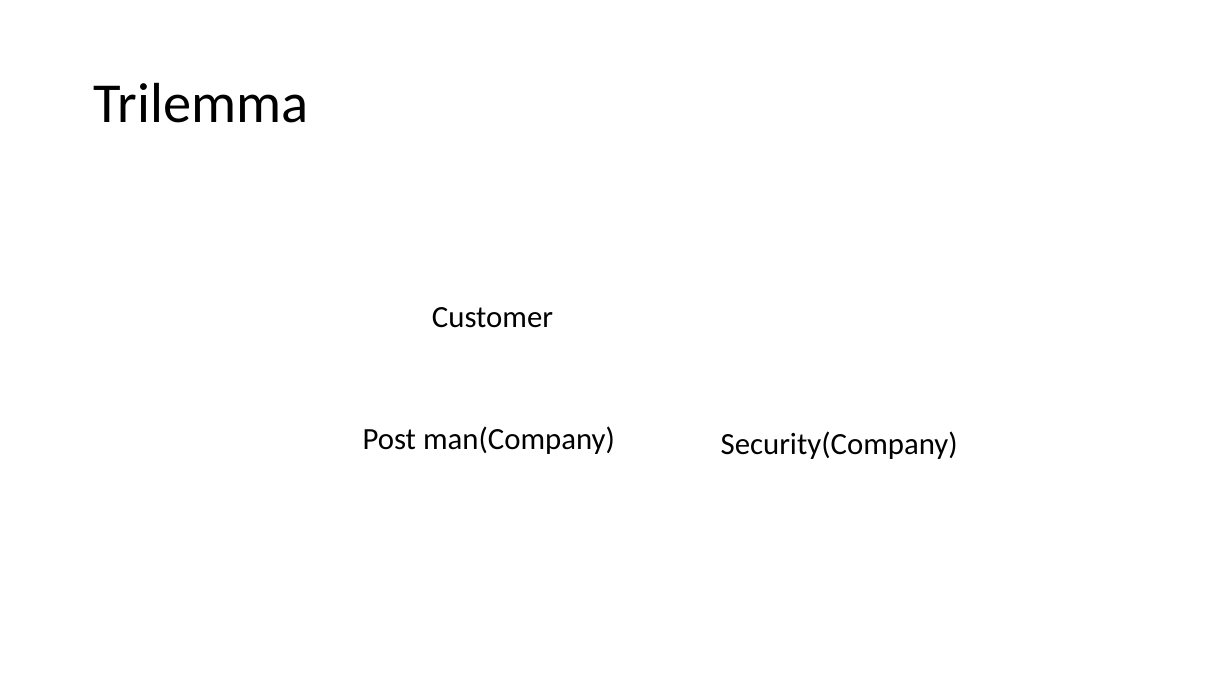
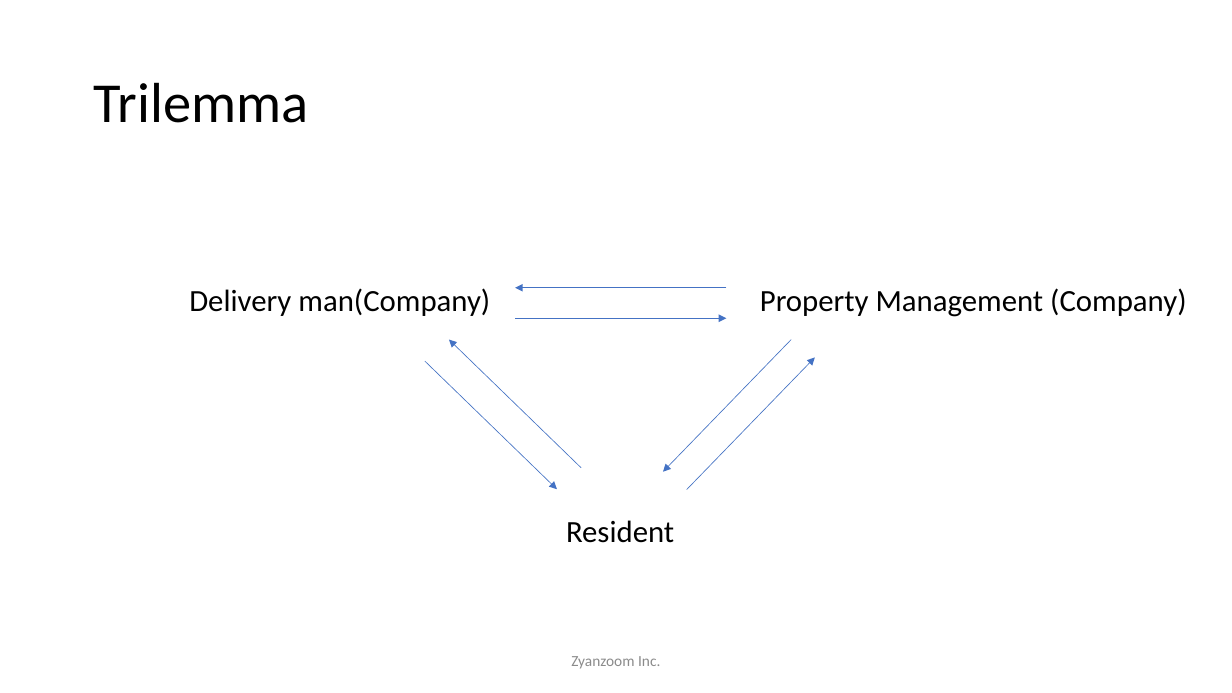
Before and after one commit to twigzxd/ZXXXZ, a slide deck: slide 4 of SmartLocker.pptx. Drawn at 1232x693 pixels with LibreOffice and Linux fonts; fonts in the diff are those of the drawing. Boxes give left, top, right and bottom in pixels: in the first picture for what was removed or moved away, otherwise in the second. Text is boxed around its words. In the diff, an @@ line names an element or a change of style, - is before the commit and + after.

```diff
--- a/SmartLocker.pptx
+++ b/SmartLocker.pptx
@@ text at (x1=189, y1=288, x2=490, y2=316): text changed @@
-Post man(Company)
+Delivery man(Company)
@@ arrow added from (726, 287) to (515, 287), #4472C4 0.5 pt @@
@@ text at (x1=760, y1=288, x2=1186, y2=317): text changed @@
-Security(Company)
+Property Management (Company)
@@ text removed at (x1=432, y1=307, x2=553, y2=328) @@
-Customer
@@ arrow added from (515, 318) to (726, 318), #4472C4 0.5 pt @@
@@ arrow added from (581, 468) to (449, 340), #4472C4 0.5 pt @@
@@ arrow added from (791, 340) to (664, 472), #4472C4 0.5 pt @@
@@ arrow added from (687, 490) to (815, 358), #4472C4 0.5 pt @@
@@ arrow added from (425, 361) to (557, 489), #4472C4 0.5 pt @@
@@ text added at (x1=566, y1=520, x2=674, y2=543), 24 pt, text #000000 @@
+Resident
@@ text added at (x1=571, y1=656, x2=660, y2=669), 12 pt, text #8C8C8C @@
+Zyanzoom Inc.
```
Also in this commit, not shown: 14 other slides changed, 4 slides added, 1 slide removed, 1 other file.
